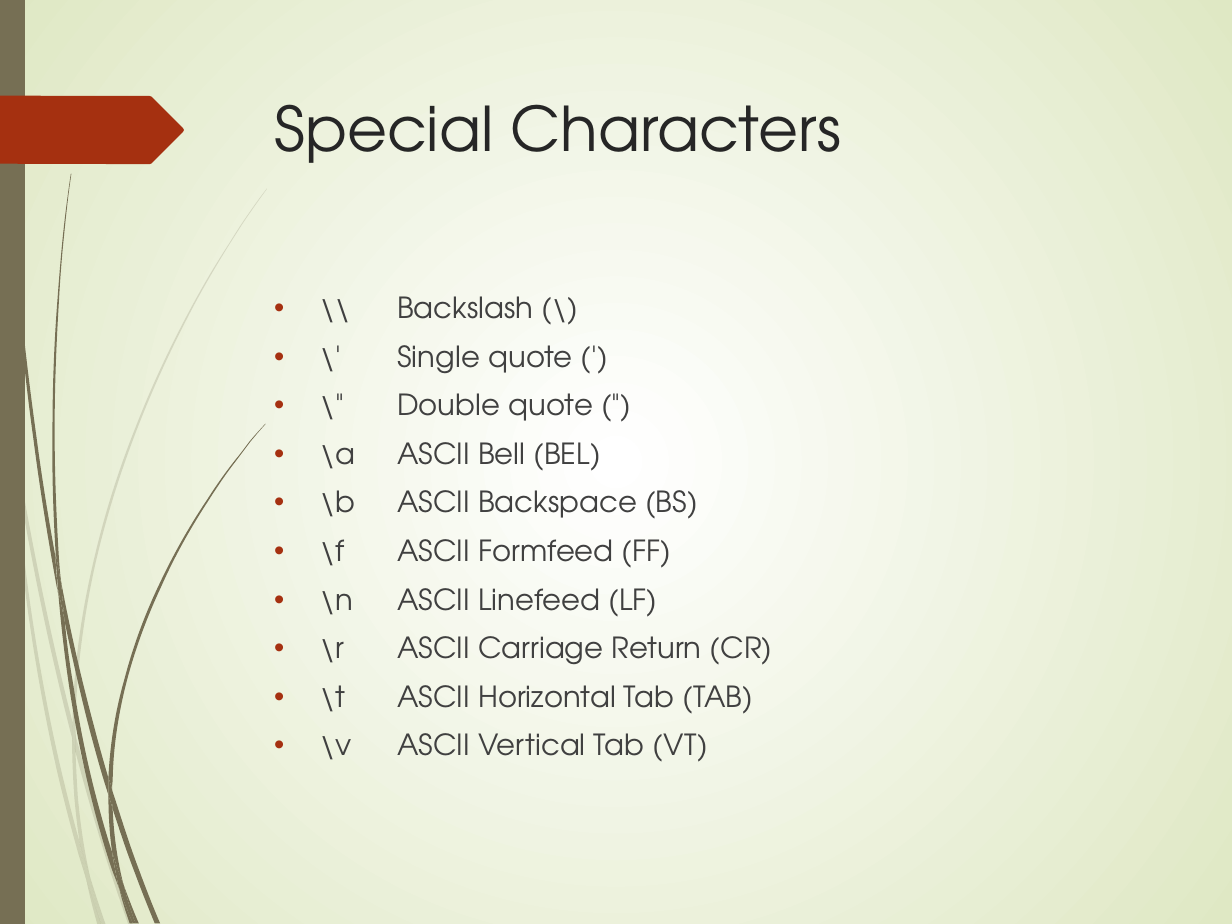
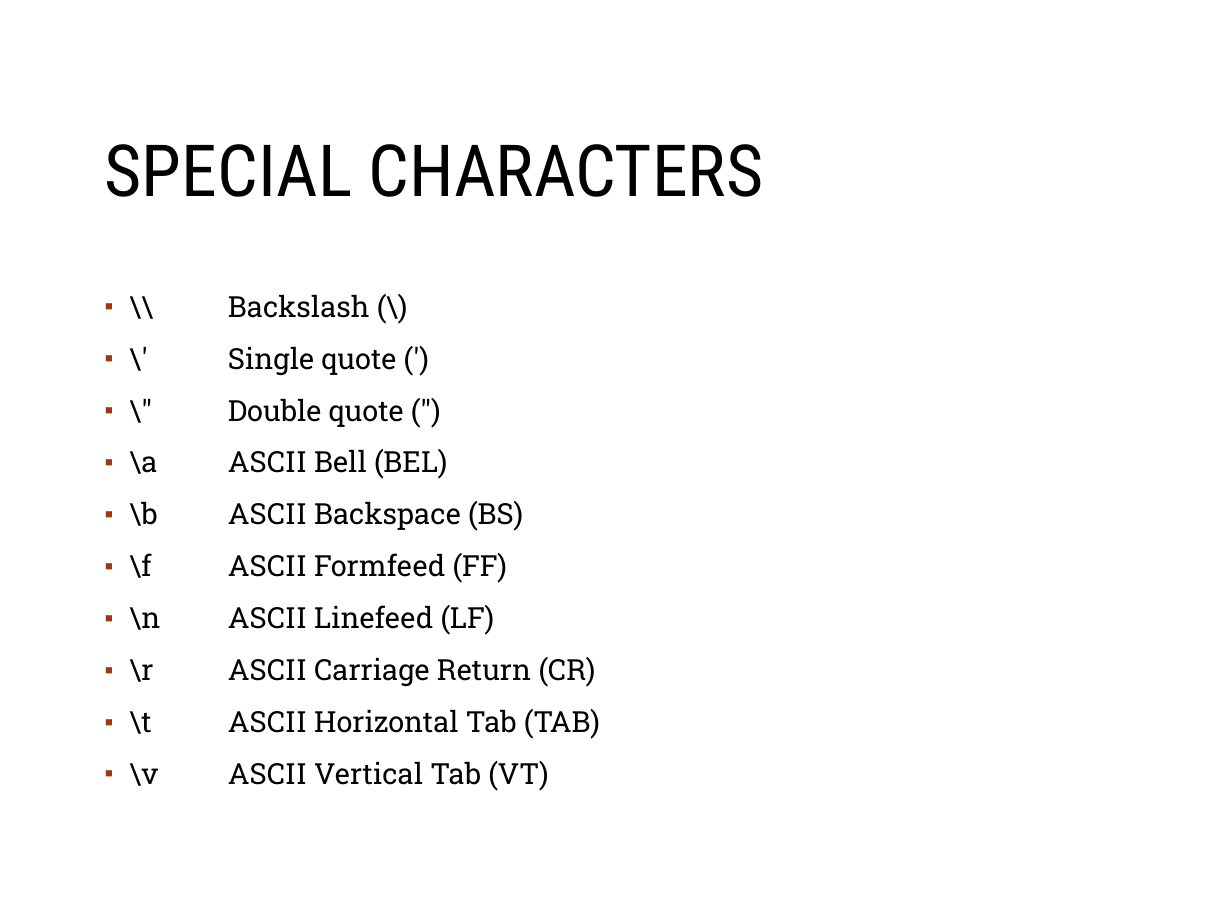
Before and after one commit to MGIS-UMN-GIS5577/GIS5578-week2, a slide deck: slide 6 of week2_strings.odp. Drawn at 1232x924 pixels with LibreOffice and Linux fonts; fonts in the diff are those of the drawing; background and template pictures are left out. Boxes give left, top, right and bottom in pixels: in the first picture for what was removed or moved away, otherwise in the second. Text is boxed around its words. In the diff, an @@ line names an element or a change of style, - is before the commit and + after.

```diff
--- a/week2_strings.odp
+++ b/week2_strings.odp
@@ background gradient #FFFFFF to #DFE8C4 to #FFFFFF @@
@@ freeform shape removed at [0,0,25,924] @@
@@ title "SPECIAL CHARACTERS" at [105,144,764,197]: vertical alignment top to middle @@
@@ freeform shape removed at [0,96,184,165] @@
@@ title at [105,144,764,197]: text changed; size 36 to 42 pt; font TeX Gyre Adventor to Roboto Condensed; text colour #262626 to #000000 @@
-Special Characters
+SPECIAL CHARACTERS
@@ text "\\ Backslash (\)": place and size @@
-text "\\ Backslash (\)" at [320,296,773,762]
+text "\\ Backslash (\)" at [129,294,600,791]
@@ text "\\ Backslash (\)" at [129,294,600,791]: font TeX Gyre Adventor to Roboto Slab, text colour #404040 to #000000; bullet • to ▪; more space between paragraphs; bullet colour #A53010 to #9E3611 @@
@@ group removed at [0,31,267,924]: 12 freeform shapes @@
@@ group removed at [2,0,266,924]: 12 freeform shapes @@
@@ freeform shape added at [1153,848,1196,891], outline #FFFFFF 0.99 pt @@
```
Also in this commit, not shown: 12 other slides changed, 2 slides added, 1 slide removed, 1 other file.
